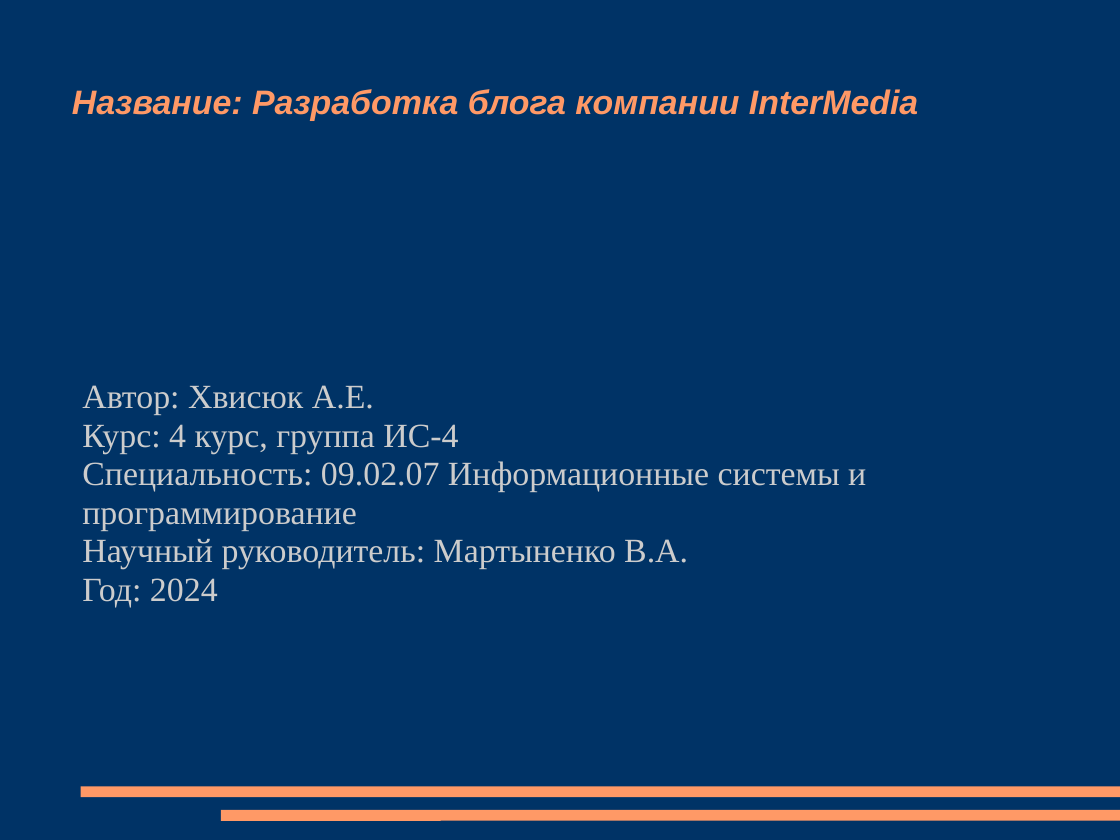
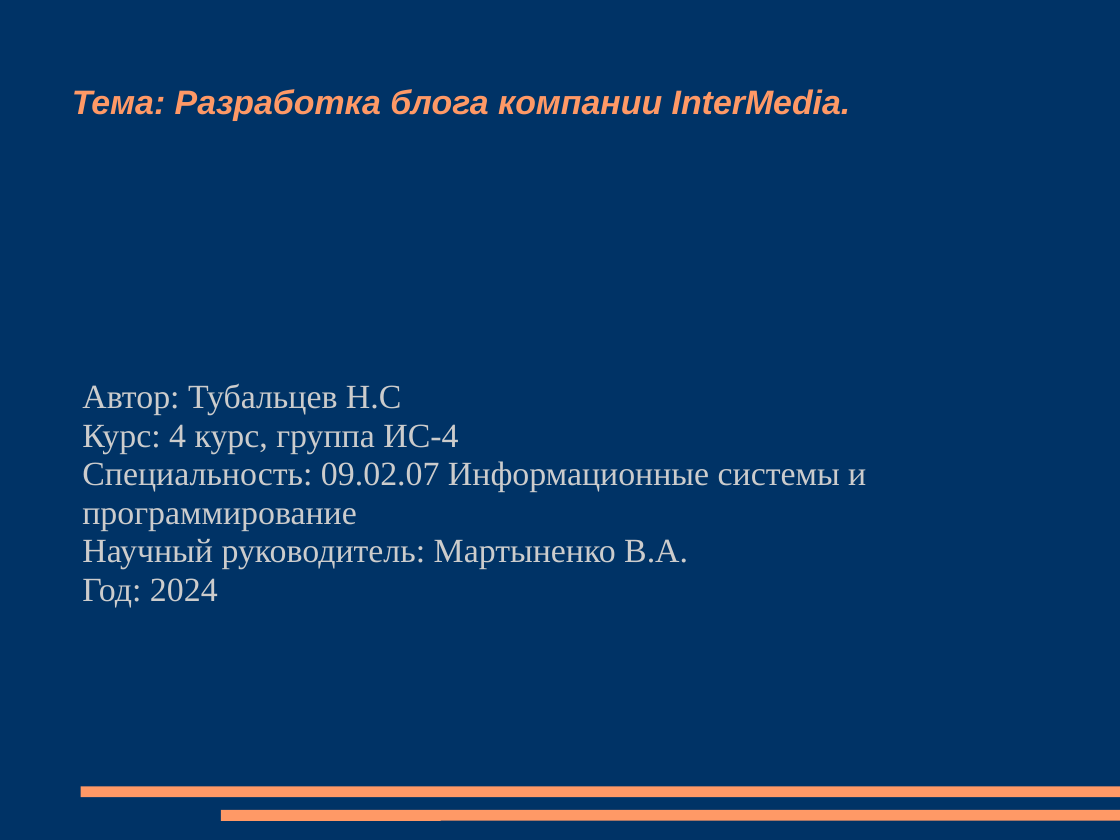
Before and after one commit to Chelovechek12/kurs, a slide deck: slide 1 of prez1.ppt. Drawn at 1120x840 pixels with LibreOffice and Linux fonts; fonts in the diff are those of the drawing. Boxes give left, top, right and bottom in pixels: in the first picture for what was removed or moved away, otherwise in the second. Text is boxed around its words. In the diff, an @@ line names an element or a change of style, - is before the commit and + after.

```diff
--- a/prez1.ppt
+++ b/prez1.ppt
@@ title at bbox=[72, 89, 851, 120]: text changed @@
-Название: Разработка блога компании InterMedia
+Тема: Разработка блога компании InterMedia.
@@ subtitle at bbox=[82, 383, 401, 415]: text changed @@
-Автор: Хвисюк А.Е.
+Автор: Тубальцев Н.С
```
Also in this commit, not shown: 1 other file.
